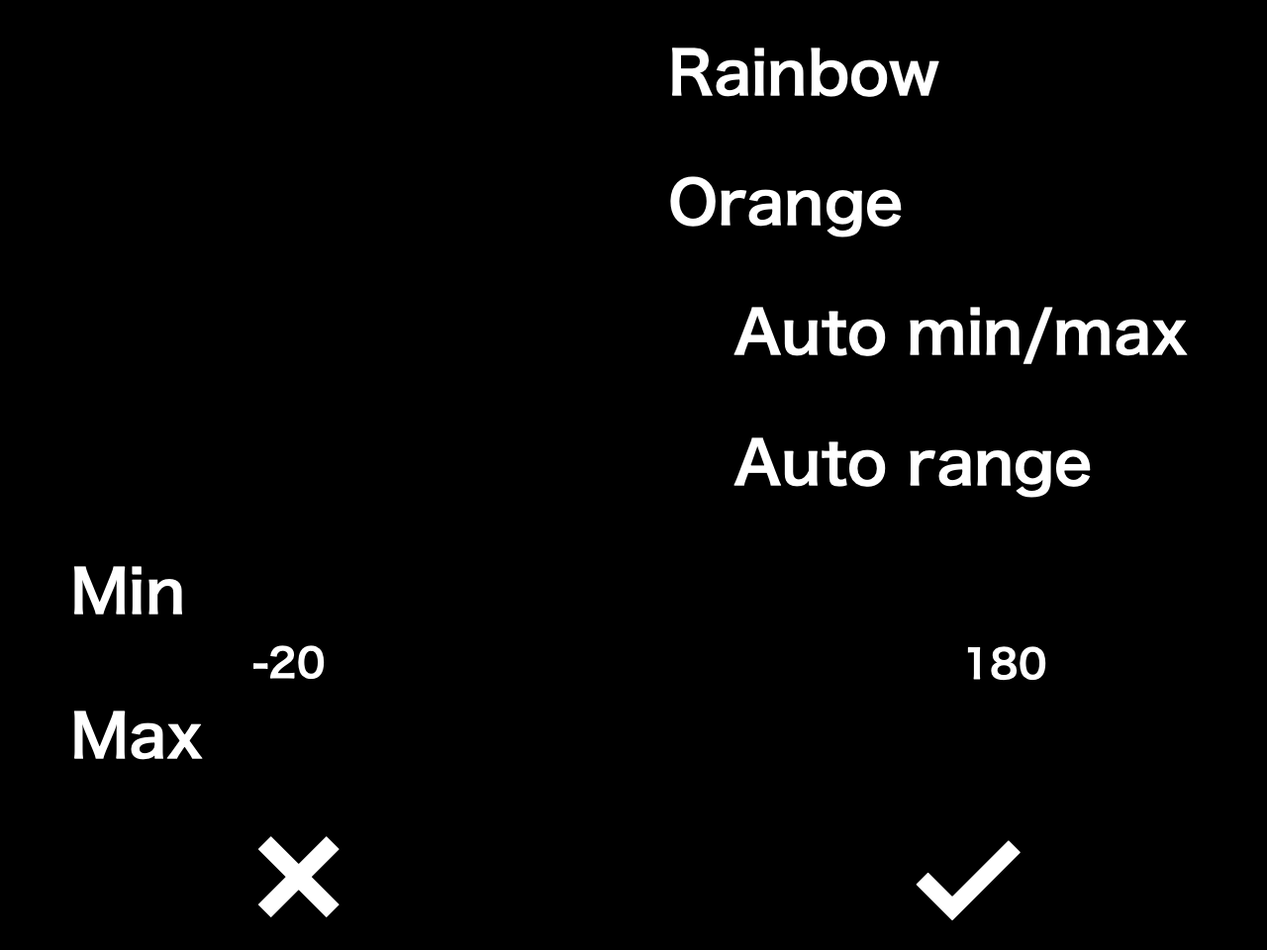
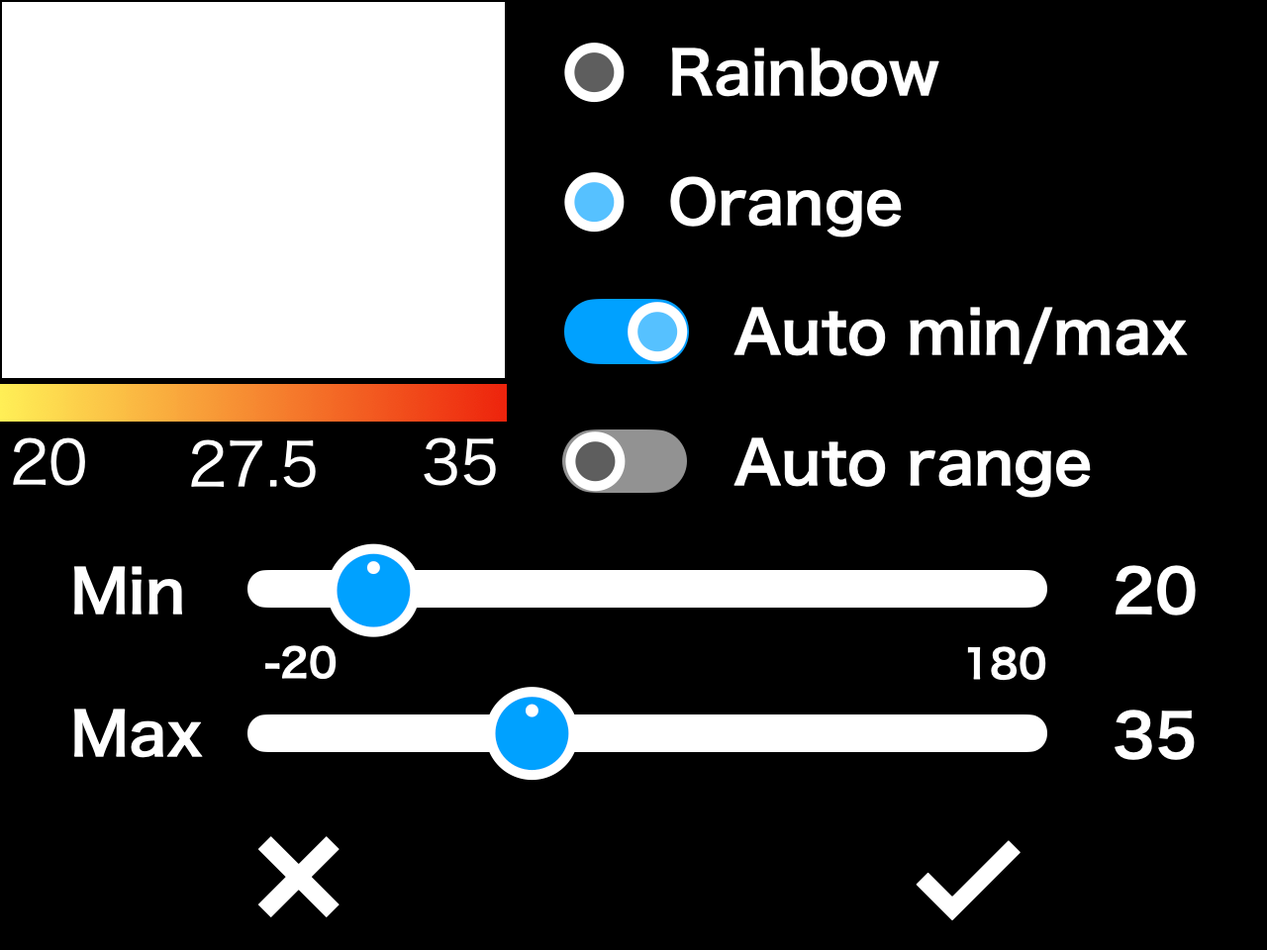
Two versions of the same layered image (w=1267, h=950). Layer-by-layer changes:
removed layer "Layer 1" over [0, 1, 1196, 781]
added layer "Layer 2" over [0, 1, 1196, 781]
